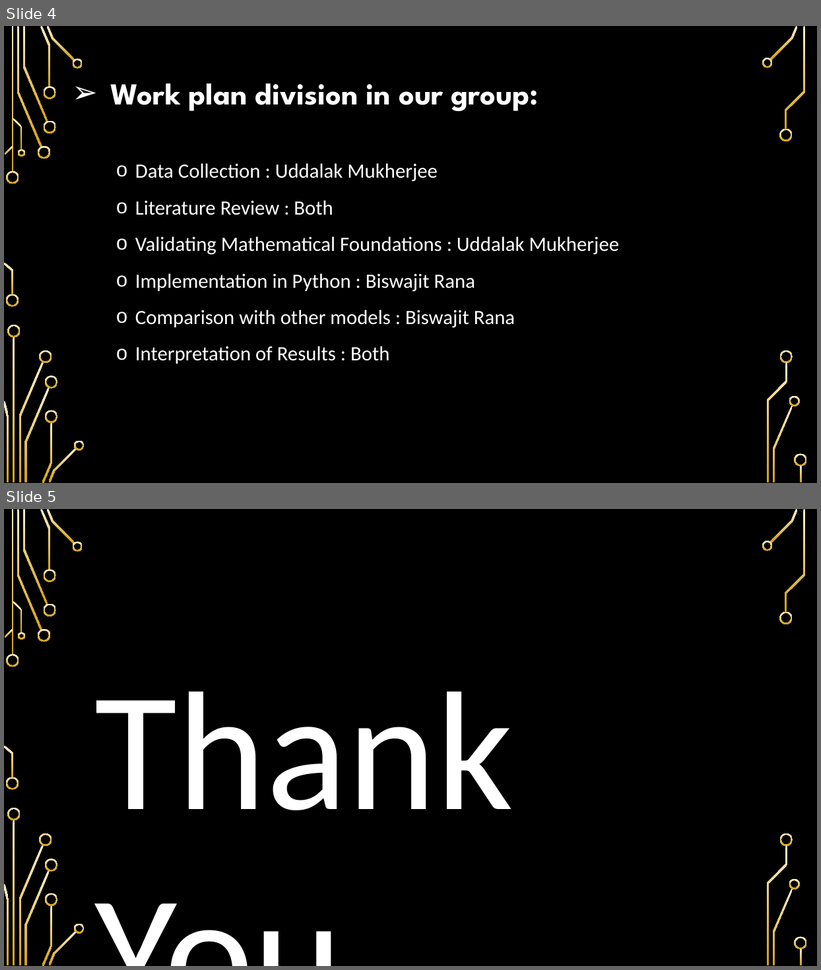
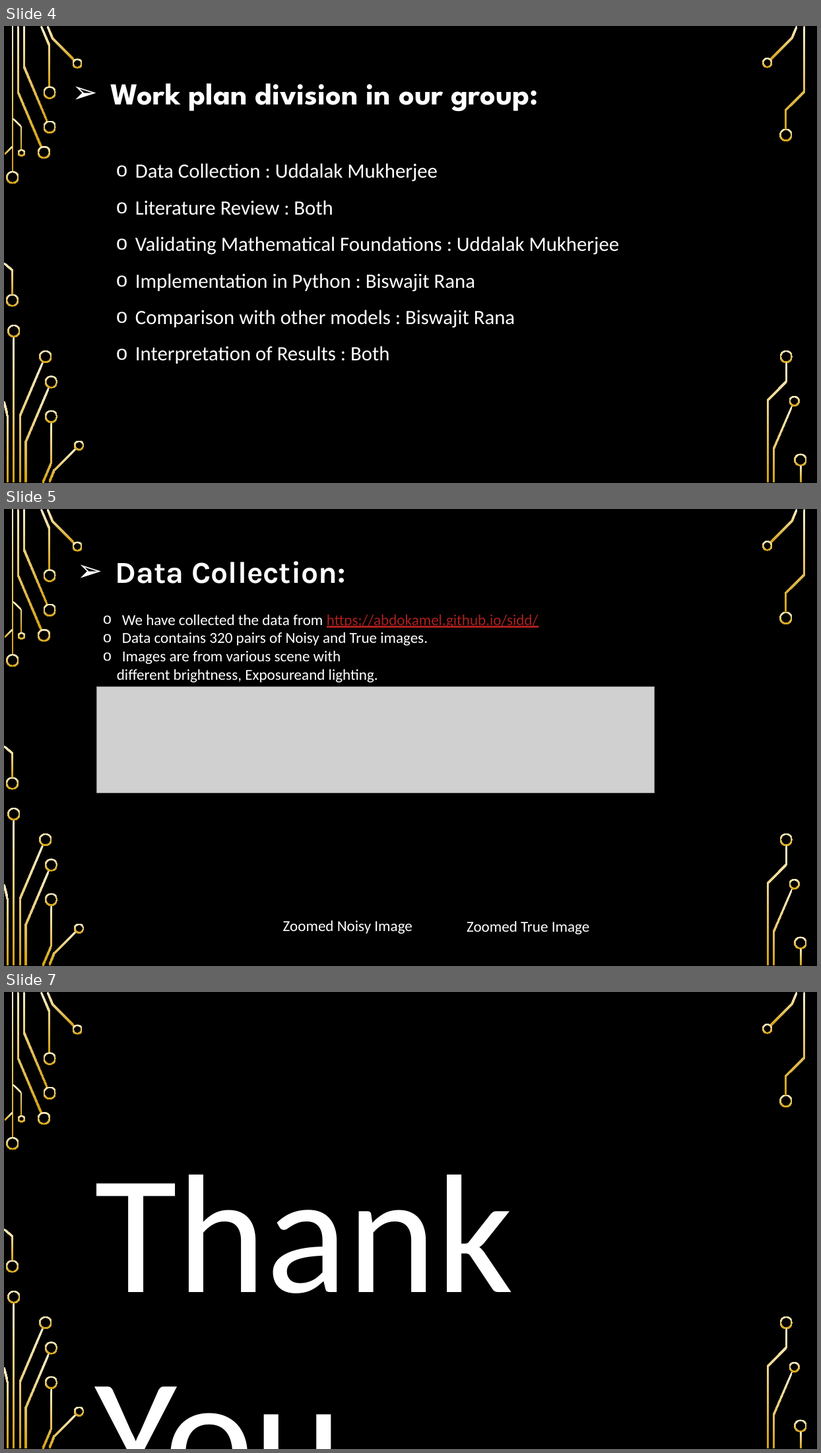
Before and after one commit to biswajit-github-2022/RKMVERI_2ND, a slide deck: class/ML/ML_project/ml_project_proposal_uddalak_mukherjee_biswajit_rana/ML_Project_Update.pptx. Shown one above the other, each under a label of ours: slides 4 and 5 before the commit, slides 4, 5 and 7 after it; the slides between them are not shown. The pictures are 821x970 and 821x1453 pixels, drawn with LibreOffice and Linux fonts; fonts in the diff are those of the drawing; grey boxes stand for pictures; background and template pictures are left out. Boxes give left, top, right and bottom in pixels: in the first picture for what was removed or moved away, otherwise in the second. Text is boxed around its words. In the diff, an @@ line names an element or a change of style, - is before the commit and + after.

```diff
--- a/class/ML/ML_project/ml_project_proposal_uddalak_mukherjee_biswajit_rana/ML_Project_Update.pptx
+++ b/class/ML/ML_project/ml_project_proposal_uddalak_mukherjee_biswajit_rana/ML_Project_Update.pptx
@@ slide 5 added at [4,509,817,966], background picture (left out); not listed: 36 template elements that a slide beside it also shows @@
@@ text added at [116,561,346,584], 36 pt, text #FFFFFF, bold @@
+➢ Data Collection:
@@ text added at [117,615,539,683], 18 pt, text #FFFFFF @@
+o We have collected the data from https://abdokamel.github.io/sidd/
+o Data contains 320 pairs of Noisy and True images.
+o Images are from various scene with
+different brightness, Exposureand lighting.
@@ picture added at [97,687,655,793] @@
@@ text added at [283,921,412,934], 18 pt, text #FFFFFF @@
+Zoomed Noisy Image
@@ text added at [467,921,589,935], 18 pt, text #FFFFFF @@
+Zoomed True Image
@@ what was slide 5 is now slide 7 @@
```
Also in this commit, not shown: 1 other slide added, 3 other files.
